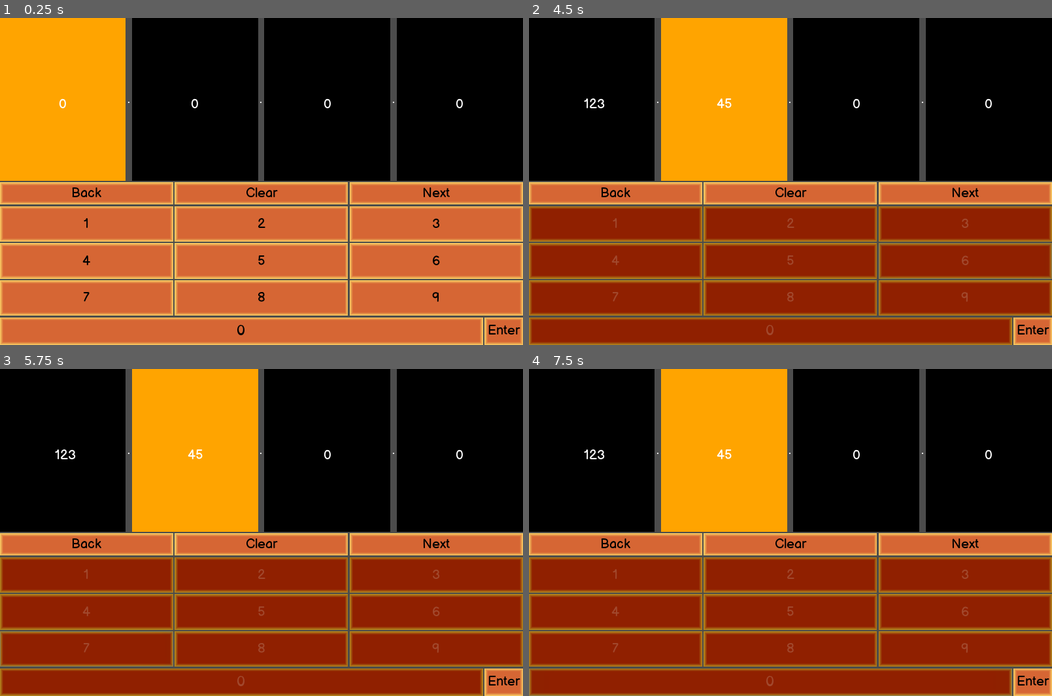
Above: before the commit, frames 1-4 (two rows, left to right).
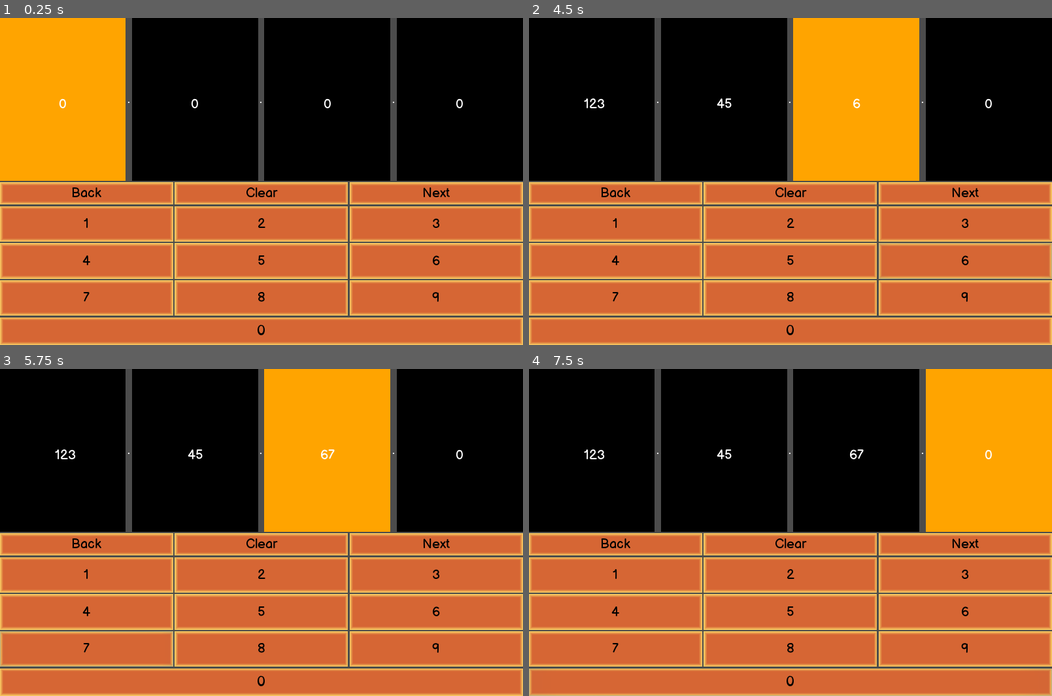
Above: after the commit, the same moments.

Repository: RaccoonHandsProductions/CanningSeason
Game: Godot game, scene res://UI/IPEntryControl.tscn
Two runs of this game, one before a commit and one after it. Both use one fixed random seed, a clock stepped at 60 frames per second and the inputs below. This scene is started directly instead of the project's main scene.
Inputs (mouse positions are in pixels of both pictures, inside the frame that each line leads up to):
- Up to frame 1 (0.25 s): no input
- Up to frame 2 (4.5 s): click "1" at 0.5 s; click "2" at 1.25 s; click "3" at 2 s; click "4" at 2.75 s; click "5" at 3.5 s; click "6" at 4.25 s
- Up to frame 3 (5.75 s): click (88, 650) at 5 s, where only the run after the commit has a clickable "7"
- Up to frame 4 (7.5 s): click (790, 650) at 5.75 s, where only the run after the commit has a clickable "8"; click (963, 650) at 6.5 s, where only the run after the commit has a clickable "9"; click (790, 682) at 7.25 s, where only the run after the commit has a clickable "0"

The runs differ from the first frame. In frame 1, 0.2% of the frame differs, in the area x 45-100%, y 91-100%; in frame 2, 64%; in frame 3, 64%; in frame 4, 64%, in the area x 0-100%, y 0-100%.

Commit message:
Fix not changing to next field when octet is complete
There was an issue with the field not changning when
the value entered exceded an octet, this has been
fixed

Diff:
--- a/project/UI/IPEntryControl.gd
+++ b/project/UI/IPEntryControl.gd
@@ -14,7 +14,6 @@
 
 onready var back_button = $VBoxContainer/HBoxContainer2/VBoxContainer2/UserBoxPosition/PreviousBoxPriority
 onready var next_button = $VBoxContainer/HBoxContainer2/VBoxContainer2/UserBoxPosition/NextBoxPriority
-onready var enter_button = $VBoxContainer/HBoxContainer2/VBoxContainer2/HBoxContainer/EnterButton
 onready var number_button_array = get_tree().get_nodes_in_group("number_buttons")
 
 func _ready():
@@ -37,7 +36,8 @@
 			buttons.disabled = disabled
 
 func finialize_address():
-			return(_fields[0].get_label_text() +"."+ _fields[1].get_label_text() +"."+ _fields[2].get_label_text() +"."+ _fields[3].get_label_text())
+			return(_fields[0].get_label_text() +"."+ _fields[1].get_label_text() +"."+
+			_fields[2].get_label_text() +"."+ _fields[3].get_label_text())
 
 func _update_field_label(ip_input : String):
 	priority_field.set_label(ip_input)
@@ -75,13 +75,12 @@
 		if validate_octet(ip_octet):
 			_update_field_label(ip_octet)
 		else:
-			toggle_number_buttons_disabled(true)
-	else:
-		if validate_octet(ip_octet):
 			ip_octet = ""
 			ip_octet += str(num)
 			_on_NextBoxPriority_pressed()
 			_update_field_label(ip_octet)
-		else:
-			ip_octet = ""
-			_on_NextBoxPriority_pressed()
+	else:
+		ip_octet = ""
+		ip_octet += str(num)
+		_on_NextBoxPriority_pressed()
+		_update_field_label(ip_octet)
--- a/project/UI/IPEntryControl.tscn
+++ b/project/UI/IPEntryControl.tscn
@@ -159,20 +159,12 @@
 size_flags_stretch_ratio = 0.25
 
 [node name="Button0" type="Button" parent="VBoxContainer/HBoxContainer2/VBoxContainer2/HBoxContainer" groups=["number_buttons"]]
-margin_right = 1180.0
+margin_right = 1280.0
 margin_bottom = 67.0
 size_flags_horizontal = 3
 custom_fonts/font = SubResource( 1 )
 text = "0"
 
-[node name="EnterButton" type="Button" parent="VBoxContainer/HBoxContainer2/VBoxContainer2/HBoxContainer"]
-margin_left = 1184.0
-margin_right = 1280.0
-margin_bottom = 67.0
-theme = ExtResource( 3 )
-text = "Enter"
-
 [connection signal="pressed" from="VBoxContainer/HBoxContainer2/VBoxContainer2/UserBoxPosition/PreviousBoxPriority" to="." method="_on_PreviousBoxPriority_pressed"]
 [connection signal="pressed" from="VBoxContainer/HBoxContainer2/VBoxContainer2/UserBoxPosition/ClearBox" to="." method="_on_ClearBox_pressed"]
 [connection signal="pressed" from="VBoxContainer/HBoxContainer2/VBoxContainer2/UserBoxPosition/NextBoxPriority" to="." method="_on_NextBoxPriority_pressed"]
-[connection signal="pressed" from="VBoxContainer/HBoxContainer2/VBoxContainer2/HBoxContainer/EnterButton" to="." method="_on_EnterButton_pressed"]
